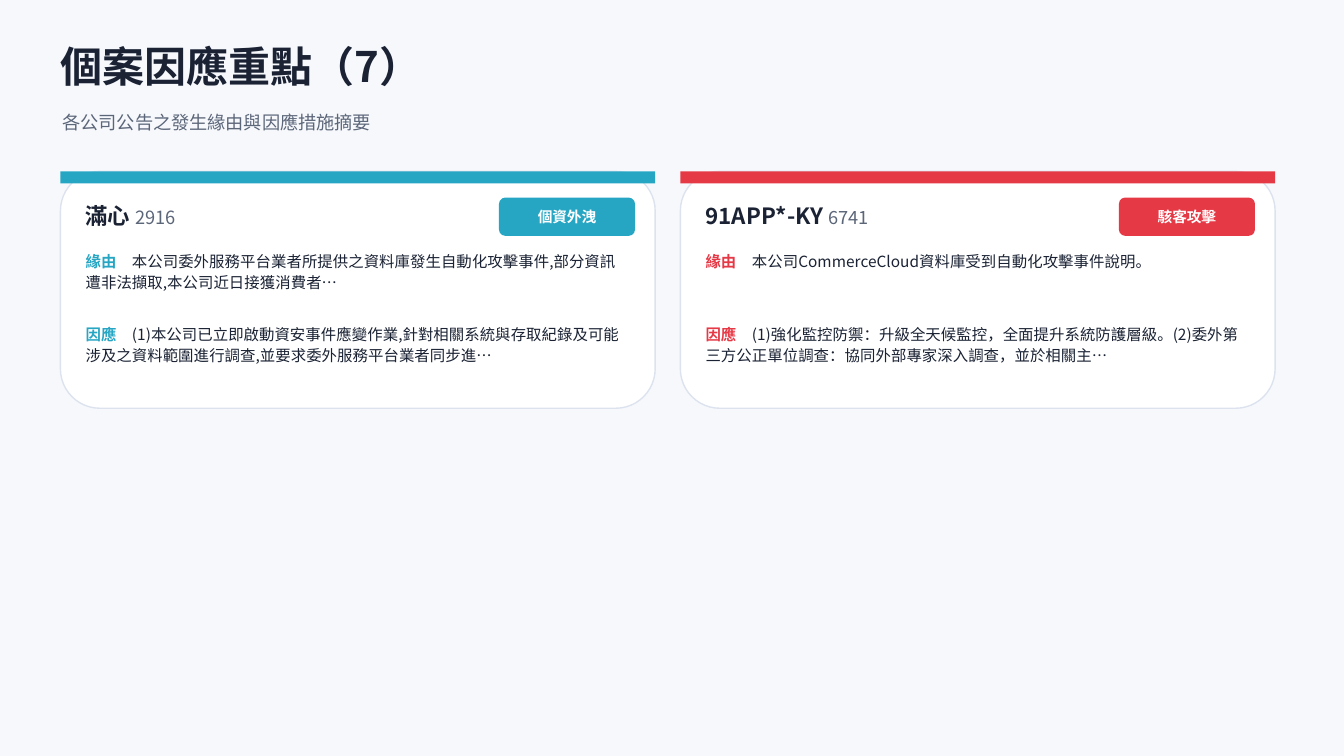
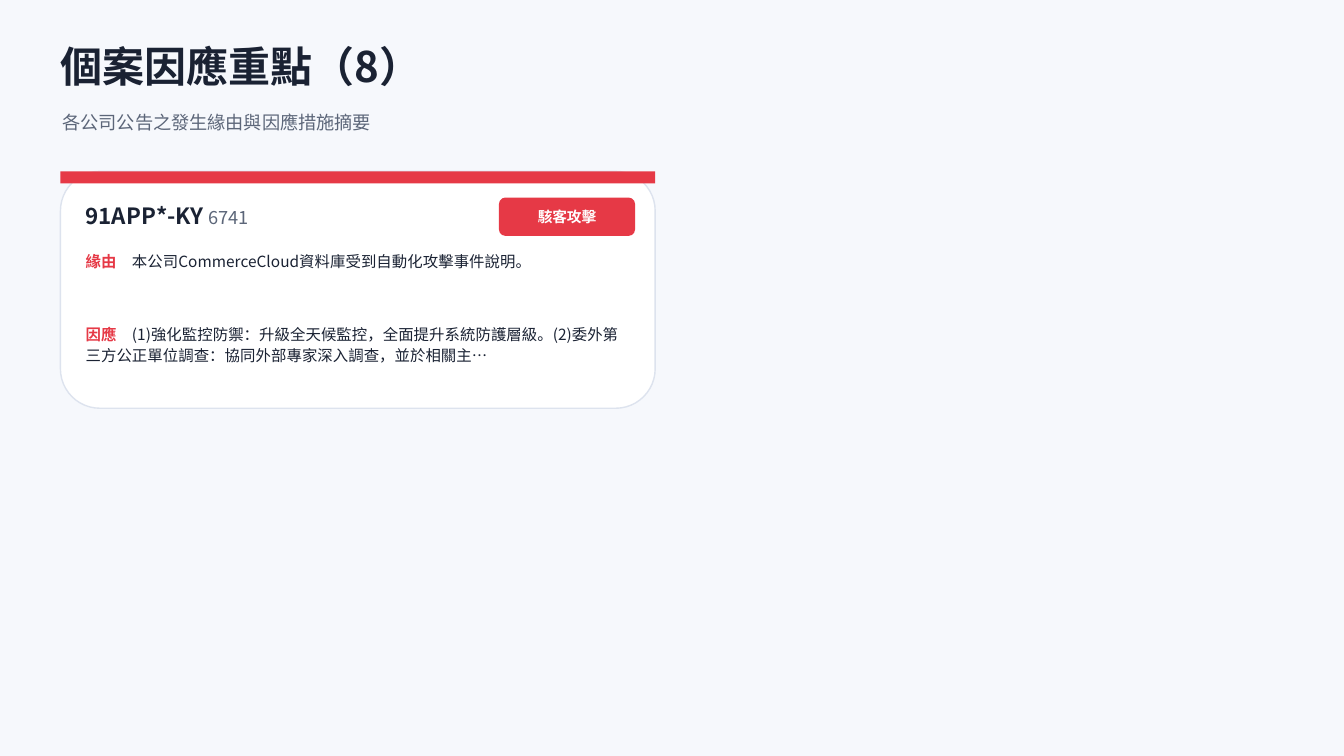
Before and after one commit to Johnnylin77/mops-isec-monitor, a slide deck: slide 13 of 資安事件因應分析.pptx (slide 12 before the commit). Drawn at 1344x756 pixels with LibreOffice and Linux fonts; fonts in the diff are those of the drawing. Boxes give left, top, right and bottom in pixels: in the first picture for what was removed or moved away, otherwise in the second. Text is boxed around its words. In the diff, an @@ line names an element or a change of style, - is before the commit and + after.

```diff
--- a/資安事件因應分析.pptx
+++ b/資安事件因應分析.pptx
@@ text at bbox=[60, 46, 421, 86]: text changed @@
-個案因應重點（7）
+個案因應重點（8）
@@ rectangle at bbox=[60, 171, 655, 184]: fill #27A6C4 to #E63946 @@
@@ rounded rectangle removed at bbox=[681, 171, 1275, 408] @@
@@ rectangle removed at bbox=[681, 171, 1275, 184] @@
@@ text at bbox=[86, 206, 249, 225]: text changed; size 13 to 16 pt; text colour #5C6679 to #1A2233; bold on @@
-滿心 2916
+91APP*-KY 6741
@@ rounded rectangle at bbox=[499, 198, 635, 236]: fill #27A6C4 to #E63946 @@
@@ text at bbox=[538, 209, 596, 223]: text changed @@
-個資外洩
+駭客攻擊
@@ text removed at bbox=[706, 206, 868, 225] @@
-91APP*-KY 6741
@@ rounded rectangle removed at bbox=[1119, 198, 1255, 236] @@
@@ text removed at bbox=[1158, 208, 1216, 227] @@
-駭客攻擊
@@ text at bbox=[86, 254, 531, 269]: text changed @@
-緣由 本公司委外服務平台業者所提供之資料庫發生自動化攻擊事件,部分資訊遭非法擷取,本公司近日接獲消費者…
+緣由 本公司CommerceCloud資料庫受到自動化攻擊事件說明。
@@ text removed at bbox=[706, 254, 1151, 269] @@
-緣由 本公司CommerceCloud資料庫受到自動化攻擊事件說明。
@@ text at bbox=[86, 325, 618, 363]: text changed @@
-因應 (1)本公司已立即啟動資安事件應變作業,針對相關系統與存取紀錄及可能涉及之資料範圍進行調查,並要求委外服務平台業者同步進…
+因應 (1)強化監控防禦：升級全天候監控，全面提升系統防護層級。(2)委外第三方公正單位調查：協同外部專家深入調查，並於相關主…
@@ text removed at bbox=[706, 325, 1238, 363] @@
-因應 (1)強化監控防禦：升級全天候監控，全面提升系統防護層級。(2)委外第三方公正單位調查：協同外部專家深入調查，並於相關主…
```
Also in this commit, not shown: 10 other slides changed, 1 slide added, 2 other files.
